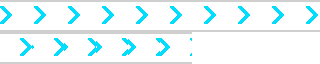
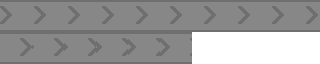
Layer changes from the first 320 x 64 image to the second:
painted on "Laag 21" over (0, 0, 320, 64)
removed layer "Laag 20" over (0, 0, 320, 64)
